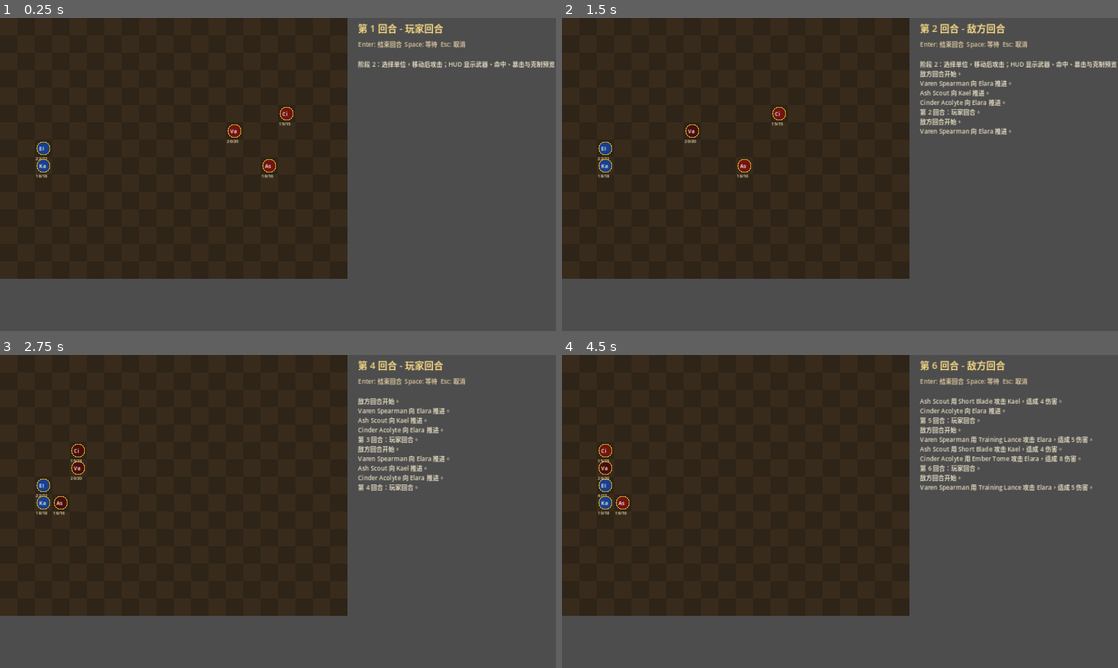
Above: before the commit, frames 1-4 (two rows, left to right).
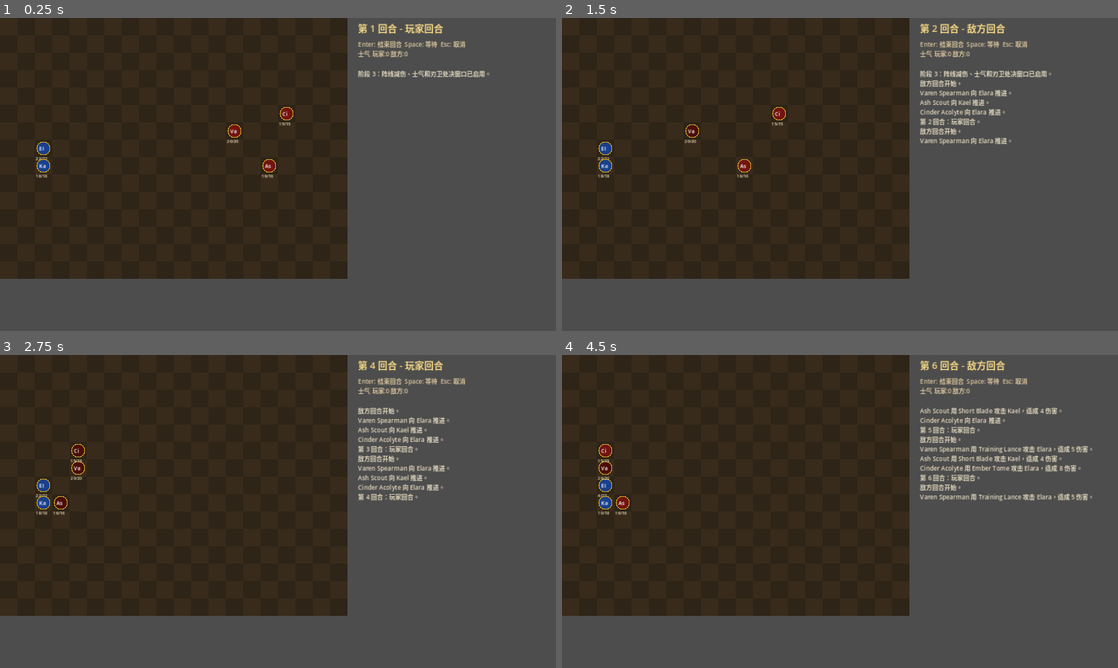
Above: after the commit, the same moments.

Repository: cui2573977943-code/agent
Game: Godot game, scene res://scenes/battle/BattleScene.tscn
The game is run twice, just before and just after one commit, with the same random seed, the same clock (stepped at 60 frames per second) and the same inputs.
Inputs (mouse positions are in pixels of both pictures, inside the frame that each line leads up to):
- Up to frame 1 (0.25 s): no input
- Up to frame 2 (1.5 s): tap Enter at 0.5, 0.6, 1.35 s; move the mouse to (962, 158) at 0.52 s; click (962, 158) at 0.67 s; tap Space at 0.77 s; move the mouse to (728, 190) at 1.27 s; click (728, 190) at 1.42 s
- Up to frame 3 (2.75 s): tap Space at 1.52 s; move the mouse to (333, 442) at 2.02 s; tap Enter at 2.1 s; click (333, 442) at 2.17 s
- Up to frame 4 (4.5 s): move the mouse to (812, 574) at 2.77 s; tap Enter at 2.85, 3.6, 4.35 s; click (812, 574) at 2.92 s; tap Space at 3.02, 3.77 s; move the mouse to (1006, 558) at 3.52 s; click (1006, 558) at 3.67 s; move the mouse to (673, 464) at 4.27 s; click (673, 464) at 4.42 s

The runs differ from the first frame. In frame 1, 0.9% of the frame differs, in the area x 64-100%, y 10-19%; in frame 2, 2.2%; in frame 3, 2.0%; in frame 4, 3.3%, in the area x 64-96%, y 10-47%.

Commit message:
Implement stage 3 formation systems
Co-authored-by: cui2573977943-code <cui2573977943-code@users.noreply.github.com>

Diff:
--- a/data/units/classes.json
+++ b/data/units/classes.json
@@ -115,6 +115,75 @@
         "avoid": 30
       },
       "signature_rule": "以太透支：消耗 HP 强化法术，下回合眩晕。"
+    },
+    {
+      "class_id": "druid",
+      "display_name": "德鲁伊",
+      "element": "verdant",
+      "role": "辅助变形",
+      "base_stats": {
+        "max_hp": 19,
+        "power": 4,
+        "defense": 3,
+        "hit": 78,
+        "avoid": 10,
+        "move_range": 4,
+        "attack_range": 1
+      },
+      "growth_rates": {
+        "max_hp": 65,
+        "power": 35,
+        "defense": 40,
+        "hit": 40,
+        "avoid": 45
+      },
+      "signature_rule": "形态切换：熊、鹰、藤三形态。"
+    },
+    {
+      "class_id": "priest",
+      "display_name": "祭司",
+      "element": "tide",
+      "role": "治疗和结界",
+      "base_stats": {
+        "max_hp": 17,
+        "power": 4,
+        "defense": 2,
+        "hit": 80,
+        "avoid": 8,
+        "move_range": 4,
+        "attack_range": 1
+      },
+      "growth_rates": {
+        "max_hp": 55,
+        "power": 45,
+        "defense": 25,
+        "hit": 55,
+        "avoid": 35
+      },
+      "signature_rule": "圣域铺设：每关限 2 次无敌区域。"
+    },
+    {
+      "class_id": "engineer",
+      "display_name": "工程兵",
+      "element": "steel",
+      "role": "器械和建造",
+      "base_stats": {
+        "max_hp": 21,
+        "power": 5,
+        "defense": 4,
+        "hit": 75,
+        "avoid": 5,
+        "move_range": 4,
+        "attack_range": 1
+      },
+      "growth_rates": {
+        "max_hp": 70,
+        "power": 40,
+        "defense": 45,
+        "hit": 35,
+        "avoid": 25
+      },
+      "signature_rule": "战场改造：修桥、设障、破墙。"
     }
   ]
 }
--- /dev/null
+++ b/data/units/supports.json
@@ -0,0 +1,31 @@
+{
+  "schema_version": 1,
+  "supports": [
+    {
+      "support_id": "elara_kael",
+      "unit_a": "lord_elara",
+      "unit_b": "ranger_kael",
+      "affinity": 1,
+      "max_affinity": 3,
+      "combat_bonus_by_affinity": {
+        "1": {
+          "hit": 5
+        },
+        "2": {
+          "hit": 5,
+          "avoid": 5,
+          "joint_strike": true
+        },
+        "3": {
+          "hit": 10,
+          "avoid": 5,
+          "joint_strike": true
+        }
+      },
+      "dialogue_hooks": {
+        "2": "support_elara_kael_b",
+        "3": "support_elara_kael_a"
+      }
+    }
+  ]
+}
--- a/scripts/battle/BattleScene.gd
+++ b/scripts/battle/BattleScene.gd
@@ -6,6 +6,9 @@
 const CombatFormulaScript := preload("res://scripts/battle/CombatFormula.gd")
 const WeaponDataScript := preload("res://scripts/battle/WeaponData.gd")
 const CombatPreviewPanelScript := preload("res://scripts/ui/CombatPreviewPanel.gd")
+const FormationSystemScript := preload("res://scripts/battle/FormationSystem.gd")
+const MoraleSystemScript := preload("res://scripts/battle/MoraleSystem.gd")
+const ClassAbilityScript := preload("res://scripts/battle/ClassAbility.gd")
 
 var grid := TacticalGridMapScript.new(BattleManager.GRID_WIDTH, BattleManager.GRID_HEIGHT)
 var turn_manager := TurnManagerScript.new()
@@ -17,12 +20,13 @@
 var current_preview: Dictionary = {}
 var log_messages: Array[String] = []
 var level_data: Dictionary = {}
+var morale_system := MoraleSystemScript.new()
 
 func _ready() -> void:
 	level_data = GameManager.load_level()
 	_load_units_from_level(level_data)
 	turn_manager.start_player_turn(player_units)
-	_add_log("阶段 2：选择单位，移动后攻击；HUD 显示武器、命中、暴击与克制预览。")
+	_add_log("阶段 3：阵线减伤、士气和刃卫处决窗口已启用。")
 	queue_redraw()
 
 func _unhandled_input(event: InputEvent) -> void:
@@ -108,18 +112,27 @@
 
 func _attack(attacker, defender) -> void:
 	var weapon := _weapon_for(attacker)
-	var result: Dictionary = CombatFormulaScript.resolve(attacker, defender, weapon)
+	var defender_was_in_formation := FormationSystemScript.is_unit_in_formation(defender, player_units + enemy_units)
+	var combat_context := _combat_context(attacker, defender)
+	var result: Dictionary = CombatFormulaScript.resolve(attacker, defender, weapon, combat_context)
 	if result.get("did_hit", false):
 		var crit_text := ""
 		if result.get("did_crit", false):
 			crit_text = " 暴击！"
 		_add_log("%s 用 %s 攻击 %s，造成 %d 伤害。%s" % [attacker.display_name, result["weapon_name"], defender.display_name, int(result["applied_damage"]), crit_text])
+		if defender_was_in_formation:
+			_add_log("%s 受到阵线保护，伤害降低。" % defender.display_name)
+		if int(result.get("bonus_damage", 0)) > 0:
+			_add_log("%s 触发 %s。" % [attacker.display_name, ClassAbilityScript.signature_label(attacker.class_id)])
 		_award_experience(attacker, int(result["experience_on_hit"]))
 	else:
 		_add_log("%s 攻击 %s，但未命中。" % [attacker.display_name, defender.display_name])
 	if result.get("defender_defeated", false):
 		_add_log("%s 被击败。" % defender.display_name)
 		_award_experience(attacker, int(result["experience_on_kill"]))
+		if defender_was_in_formation:
+			var new_morale: int = morale_system.adjust(defender.team, -1)
+			_add_log("%s 阵线被突破，士气变为 %d。" % [defender.team, new_morale])
 
 func _award_experience(unit, amount: int) -> void:
 	if unit.team != "player":
@@ -241,6 +254,13 @@
 		return WeaponDataScript.default_weapon()
 	return weapon
 
+func _combat_context(attacker, defender) -> Dictionary:
+	return {
+		"damage_taken_multiplier": FormationSystemScript.damage_taken_multiplier(defender, player_units + enemy_units),
+		"bonus_damage": ClassAbilityScript.execution_bonus_damage(attacker, defender),
+		"hit_mod": morale_system.hit_modifier(attacker.team)
+	}
+
 func _is_in_attack_range(attacker, defender) -> bool:
 	var weapon := _weapon_for(attacker)
 	var distance := grid.distance(attacker.grid_position, defender.grid_position)
@@ -257,7 +277,7 @@
 	var distance := grid.distance(selected_unit.grid_position, target.grid_position)
 	if distance < WeaponDataScript.min_range(weapon) or distance > WeaponDataScript.max_range(weapon):
 		return
-	current_preview = CombatFormulaScript.preview(selected_unit, target, weapon)
+	current_preview = CombatFormulaScript.preview(selected_unit, target, weapon, _combat_context(selected_unit, target))
 
 func screen_to_grid(position: Vector2) -> Vector2i:
 	return Vector2i(floori(position.x / BattleManager.TILE_SIZE), floori(position.y / BattleManager.TILE_SIZE))
@@ -312,8 +332,9 @@
 
 	draw_string(ThemeDB.fallback_font, Vector2(x, y), "第 %d 回合 - %s" % [turn_manager.turn_number, phase_text], HORIZONTAL_ALIGNMENT_LEFT, -1, 22, Color(0.95, 0.84, 0.52))
 	draw_string(ThemeDB.fallback_font, Vector2(x, y + 34), "Enter: 结束回合  Space: 等待  Esc: 取消", HORIZONTAL_ALIGNMENT_LEFT, -1, 14, Color(0.86, 0.78, 0.62))
-
-	var line_y := y + 80
+	draw_string(ThemeDB.fallback_font, Vector2(x, y + 56), "士气 玩家:%d 敌方:%d" % [morale_system.value("player"), morale_system.value("enemy")], HORIZONTAL_ALIGNMENT_LEFT, -1, 14, Color(0.86, 0.78, 0.62))
+
+	var line_y := y + 102
 	if not current_preview.is_empty():
 		draw_string(ThemeDB.fallback_font, Vector2(x, line_y), "战斗预览: %s" % CombatPreviewPanelScript.summary(current_preview), HORIZONTAL_ALIGNMENT_LEFT, -1, 14, Color(0.95, 0.84, 0.52))
 		line_y += 28
--- /dev/null
+++ b/scripts/battle/ClassAbility.gd
@@ -0,0 +1,35 @@
+class_name ClassAbility
+extends RefCounted
+
+static func can_execute_low_hp(attacker, defender) -> bool:
+	if attacker.class_id != "bladeguard":
+		return false
+	if defender.max_hp <= 0:
+		return false
+	return float(defender.hp) / float(defender.max_hp) < 0.3
+
+static func execution_bonus_damage(attacker, defender) -> int:
+	if can_execute_low_hp(attacker, defender):
+		return max(1, int(attacker.power / 2.0))
+	return 0
+
+static func signature_label(class_id: String) -> String:
+	match class_id:
+		"bladeguard":
+			return "处决窗口"
+		"spearwall":
+			return "阵线值"
+		"mage":
+			return "以太透支"
+		"ranger":
+			return "地形共鸣"
+		"druid":
+			return "形态切换"
+		"priest":
+			return "圣域铺设"
+		"engineer":
+			return "战场改造"
+		"scout":
+			return "迷雾穿透"
+		_:
+			return "无"
--- a/scripts/battle/CombatFormula.gd
+++ b/scripts/battle/CombatFormula.gd
@@ -10,9 +10,11 @@
 	var terrain_avoid_mod: int = int(terrain.get("avoid_mod", 0))
 	var terrain_defense_mod: int = int(terrain.get("defense_mod", 0))
 	var terrain_crit_mod: int = int(terrain.get("crit_mod", 0))
+	var bonus_damage: int = int(terrain.get("bonus_damage", 0))
+	var damage_taken_multiplier: float = float(terrain.get("damage_taken_multiplier", 1.0))
 	var element_multiplier: float = ElementAffinityScript.multiplier(attacker.element, defender.element)
-	var base_damage: int = max(0, int(attacker.power) + int(weapon.get("power", 0)) - int(defender.defense) - terrain_defense_mod)
-	var final_damage: int = max(1, int(round(float(base_damage) * element_multiplier)))
+	var base_damage: int = max(0, int(attacker.power) + int(weapon.get("power", 0)) + bonus_damage - int(defender.defense) - terrain_defense_mod)
+	var final_damage: int = max(1, int(round(float(base_damage) * element_multiplier * damage_taken_multiplier)))
 	var hit_chance: int = clamp(int(attacker.hit) + int(weapon.get("hit", 0)) - int(defender.avoid) + terrain_hit_mod + terrain_avoid_mod, 0, 100)
 	var crit_chance: int = clamp(int(weapon.get("crit", 0)) + terrain_crit_mod, 0, 100)
 
@@ -24,6 +26,8 @@
 		"crit_chance": crit_chance,
 		"element_state": ElementAffinityScript.label(attacker.element, defender.element),
 		"element_multiplier": element_multiplier,
+		"damage_taken_multiplier": damage_taken_multiplier,
+		"bonus_damage": bonus_damage,
 		"experience_on_hit": int(weapon.get("experience_on_hit", 10)),
 		"experience_on_kill": int(weapon.get("experience_on_kill", 35))
 	}
--- /dev/null
+++ b/scripts/battle/FormationSystem.gd
@@ -0,0 +1,34 @@
+class_name FormationSystem
+extends RefCounted
+
+const FORMATION_DAMAGE_MULTIPLIER := 0.7
+
+static func is_unit_in_formation(unit, units: Array) -> bool:
+	if unit == null or not unit.is_alive():
+		return false
+
+	var positions := {}
+	for other in units:
+		if other.team == unit.team and other.is_alive():
+			positions[other.grid_position] = true
+
+	return _has_line_containing(unit.grid_position, positions, Vector2i.RIGHT) or _has_line_containing(unit.grid_position, positions, Vector2i.DOWN)
+
+static func damage_taken_multiplier(unit, units: Array) -> float:
+	if is_unit_in_formation(unit, units):
+		return FORMATION_DAMAGE_MULTIPLIER
+	return 1.0
+
+static func _has_line_containing(origin: Vector2i, positions: Dictionary, direction: Vector2i) -> bool:
+	var count := 1
+	var cursor := origin + direction
+	while positions.has(cursor):
+		count += 1
+		cursor += direction
+
+	cursor = origin - direction
+	while positions.has(cursor):
+		count += 1
+		cursor -= direction
+
+	return count >= 3
--- /dev/null
+++ b/scripts/battle/MoraleSystem.gd
@@ -0,0 +1,19 @@
+class_name MoraleSystem
+extends RefCounted
+
+var morale := {
+	"player": 0,
+	"enemy": 0
+}
+
+func adjust(team: String, delta: int) -> int:
+	morale[team] = int(morale.get(team, 0)) + delta
+	return int(morale[team])
+
+func value(team: String) -> int:
+	return int(morale.get(team, 0))
+
+func hit_modifier(team: String) -> int:
+	if value(team) < 0:
+		return -5
+	return 0
Not shown, changed: README.md
Not shown, changed: docs/GDD.md
Not shown, changed: docs/TECHNICAL_DESIGN.md
Not shown, added: tools/validate_stage3.py
